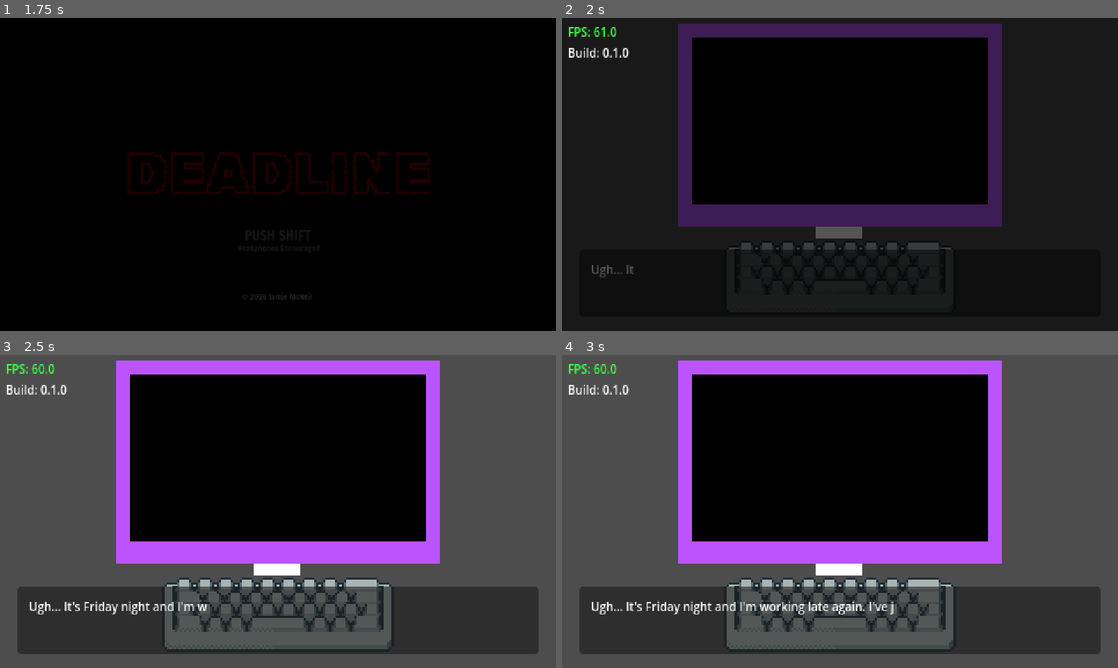
Above: before the commit, frames 1-4 (two rows, left to right).
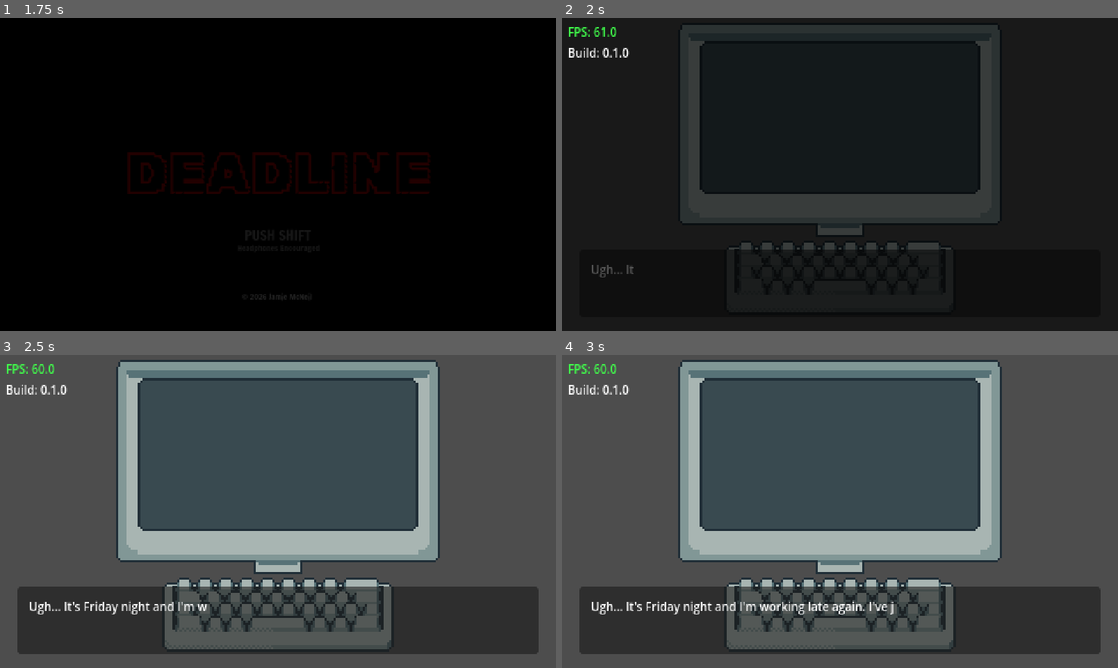
Above: after the commit, the same moments.

Repository: mcneiljv/game-off-2026
Game: Godot game, scene res://src/core/main_game/title_screen.tscn
Two runs of this game, one before a commit and one after it. Both use one fixed random seed, a clock stepped at 60 frames per second and the inputs below. Sound files missing from this copy of the repository are replaced by a short silence.
Inputs:
- Up to frame 1 (1.75 s): hold Shift (left_shift) from 1.28 s (still down)
- Up to frame 2 (2 s): keep holding Shift (left_shift)
- Up to frame 3 (2.5 s): release Shift (left_shift) at 2.03 s
- Up to frame 4 (3 s): no input

Frame 1 is identical in both runs. In frame 2, 37% of the frame differs, in the area x 20-80%, y 1-71%; in frame 3, 38%; in frame 4, 38%.

Commit message:
Add padding to monitor text; Add initial monitor sprite

Diff:
--- a/src/core/main_game/main.tscn
+++ b/src/core/main_game/main.tscn
@@ -3,6 +3,7 @@
 [ext_resource type="Script" uid="uid://d0njw65b6v505" path="res://src/core/main_game/main_game.gd" id="1_h7gx0"]
 [ext_resource type="PackedScene" uid="uid://cnih6qr78gvty" path="res://src/debug/debug_overlay.tscn" id="1_l4v7s"]
 [ext_resource type="Script" uid="uid://bj4w8kp4t2elj" path="res://src/core/main_game/monitor.gd" id="2_h7gx0"]
+[ext_resource type="Texture2D" uid="uid://wy3e8hm53sxc" path="res://assets/art/monitor.png" id="3_0ndoo"]
 [ext_resource type="Texture2D" uid="uid://3fbml673pnoh" path="res://assets/art/keyboard-sprite-sheet.png" id="3_iu1vd"]
 [ext_resource type="AudioStream" uid="uid://cf0bm77ho67pp" path="res://assets/audio/ambience.wav" id="4_drj1i"]
 [ext_resource type="Script" uid="uid://bm0r88njpfl0p" path="res://src/core/main_game/keyboard.gd" id="4_hn61g"]
@@ -60,58 +61,33 @@
 offset_transform_visual_only = false
 color = Color(0.1296, 0.26736015, 0.72, 1)
 
-[node name="Monitor" type="ColorRect" parent="." unique_id=854281901]
-anchors_preset = 5
-anchor_left = 0.5
-anchor_right = 0.5
-offset_left = -140.0
-offset_top = 5.0
-offset_right = 140.0
-offset_bottom = 180.0
-grow_horizontal = 2
-color = Color(0.7344159, 0.3309044, 0.99901503, 1)
+[node name="Monitor" type="Sprite2D" parent="." unique_id=1185302261]
+position = Vector2(240, 96)
+texture = ExtResource("3_0ndoo")
 
-[node name="Screen" type="ColorRect" parent="Monitor" unique_id=1788840300]
-layout_mode = 1
-anchors_preset = 8
-anchor_left = 0.5
+[node name="MarginContainer" type="MarginContainer" parent="Monitor" unique_id=210950568]
+anchors_preset = 14
 anchor_top = 0.5
-anchor_right = 0.5
+anchor_right = 1.0
 anchor_bottom = 0.5
-offset_left = -128.0
-offset_top = -76.0
-offset_right = 128.0
-offset_bottom = 68.0
+offset_left = -120.0
+offset_top = -166.5
+offset_right = -160.0
+offset_bottom = -66.5
 grow_horizontal = 2
 grow_vertical = 2
-color = Color(0, 0, 0, 1)
+theme_override_constants/margin_left = 10
+theme_override_constants/margin_top = 10
+theme_override_constants/margin_right = 10
+theme_override_constants/margin_bottom = 10
 
-[node name="MonitorText" type="RichTextLabel" parent="Monitor/Screen" unique_id=1103578258]
+[node name="MonitorText" type="RichTextLabel" parent="Monitor/MarginContainer" unique_id=1103578258]
 unique_name_in_owner = true
-layout_mode = 1
-anchors_preset = 8
-anchor_left = 0.5
-anchor_top = 0.5
-anchor_right = 0.5
-anchor_bottom = 0.5
-offset_left = -118.0
-offset_top = -63.0
-offset_right = 117.0
-offset_bottom = 61.0
-grow_horizontal = 2
-grow_vertical = 2
+layout_mode = 2
 theme_override_font_sizes/normal_font_size = 10
 bbcode_enabled = true
 visible_characters = 0
-visible_ratio = 0.0
 script = ExtResource("2_h7gx0")
-
-[node name="TempStand" type="ColorRect" parent="Monitor" unique_id=36820595]
-layout_mode = 0
-offset_left = 119.0
-offset_top = 175.0
-offset_right = 159.0
-offset_bottom = 185.0
 
 [node name="Keyboard" type="Control" parent="." unique_id=35900047]
 layout_mode = 3
Binary file added: assets/art/monitor.png
Not shown, added: assets/art/monitor.png.import
